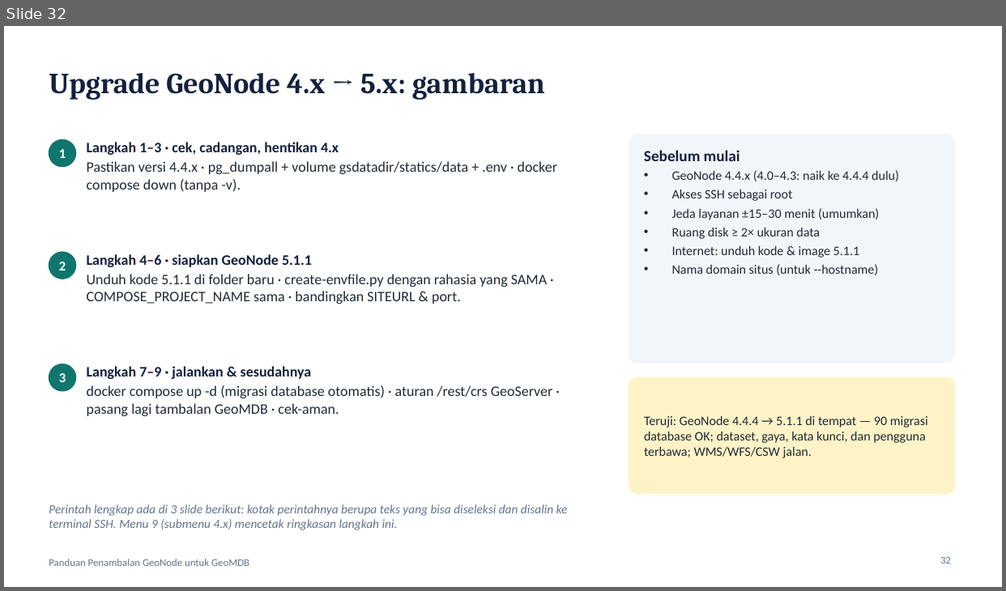
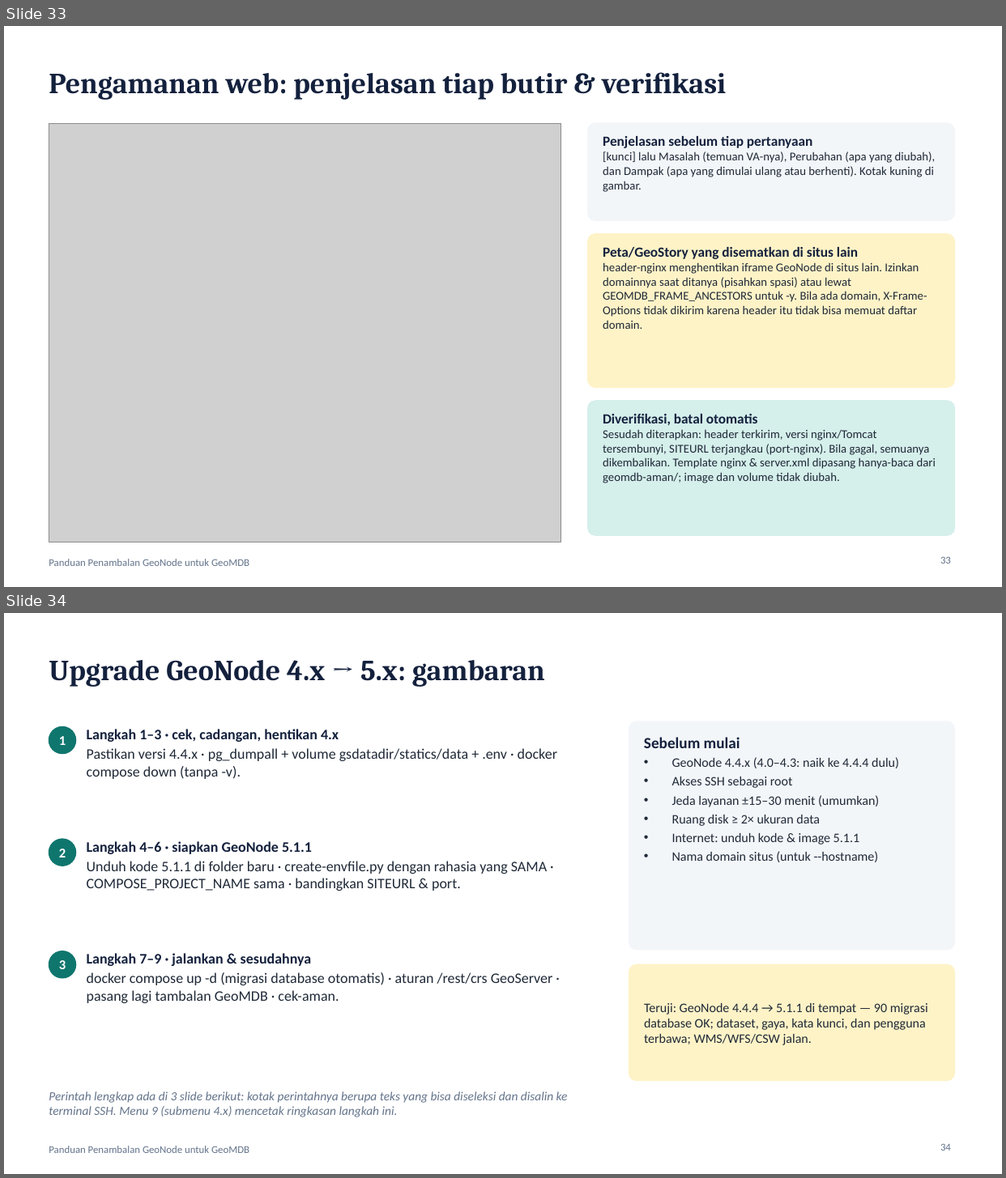
Before and after one commit to hariHK1/geonode-tambal-preserve, a slide deck: docs/Panduan-Penambalan-GeoNode-GeoMDB.pptx. Shown one above the other, each under a label of ours: slide 32 before the commit, slides 33 and 34 after it. The pictures are 1006x591 and 1006x1178 pixels, drawn with LibreOffice and Linux fonts; fonts in the diff are those of the drawing; grey boxes stand for pictures. Boxes give left, top, right and bottom in pixels: in the first picture for what was removed or moved away, otherwise in the second. Text is boxed around its words. In the diff, an @@ line names an element or a change of style, - is before the commit and + after.

```diff
--- a/docs/Panduan-Penambalan-GeoNode-GeoMDB.pptx
+++ b/docs/Panduan-Penambalan-GeoNode-GeoMDB.pptx
@@ slide 33 added at (x1=4, y1=26, x2=1002, y2=587), background #FFFFFF; not listed: 1 template element that a slide beside it also shows @@
@@ title added at (x1=49, y1=72, x2=726, y2=100), 28 pt, text #14213D, bold @@
+Pengamanan web: penjelasan tiap butir & verifikasi
@@ picture added at (x1=49, y1=123, x2=561, y2=543) @@
@@ rounded rectangle added at (x1=588, y1=123, x2=955, y2=220), fill #F3F6F9, outline #F3F6F9 1 pt @@
@@ text added at (x1=603, y1=136, x2=936, y2=192), 11.5 pt, text #1F2937 @@
+Penjelasan sebelum tiap pertanyaan
+[kunci] lalu Masalah (temuan VA-nya), Perubahan (apa yang diubah), dan Dampak (apa yang dimulai ulang atau berhenti). Kotak kuning di gambar.
@@ rounded rectangle added at (x1=588, y1=234, x2=955, y2=387), fill #FEF3C7, outline #FEF3C7 1 pt @@
@@ text added at (x1=603, y1=247, x2=927, y2=329), 11.5 pt, text #1F2937 @@
+Peta/GeoStory yang disematkan di situs lain
+header-nginx menghentikan iframe GeoNode di situs lain. Izinkan domainnya saat ditanya (pisahkan spasi) atau lewat GEOMDB_FRAME_ANCESTORS untuk -y. Bila ada domain, X-Frame-Options tidak dikirim karena header itu tidak bisa memuat daftar domain.
@@ rounded rectangle added at (x1=588, y1=401, x2=955, y2=535), fill #D5EFEB, outline #D5EFEB 1 pt @@
@@ text added at (x1=603, y1=414, x2=936, y2=484), 11.5 pt, text #1F2937 @@
+Diverifikasi, batal otomatis
+Sesudah diterapkan: header terkirim, versi nginx/Tomcat tersembunyi, SITEURL terjangkau (port-nginx). Bila gagal, semuanya dikembalikan. Template nginx & server.xml dipasang hanya-baca dari geomdb-aman/; image dan volume tidak diubah.
@@ page number added at (x1=940, y1=557, x2=951, y2=564), 10 pt, text #64748B @@
+33
@@ what was slide 32 is now slide 34 @@
@@ page number at (x1=940, y1=1144, x2=951, y2=1151): text changed @@
-32
+34
```
Also in this commit, not shown: 6 slides changed, 1 other slide added, 2 other files.
